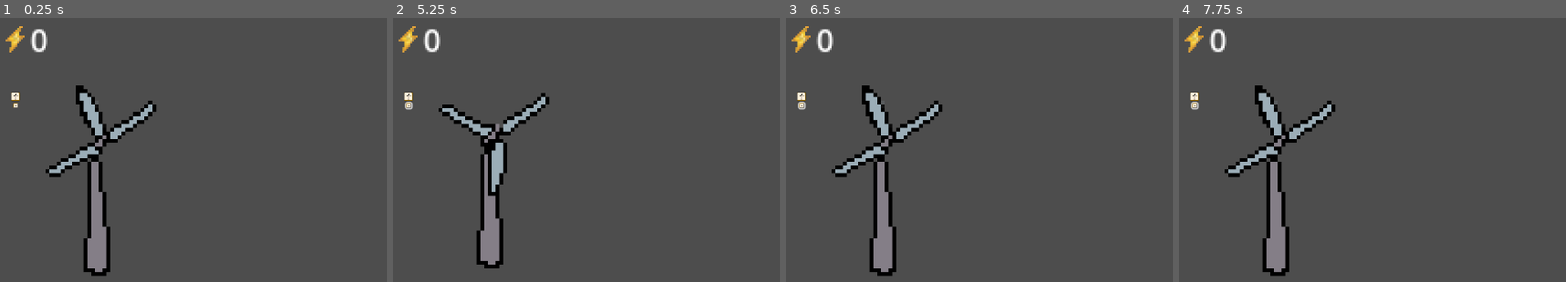
Above: before the commit, frames 1-4 (left to right).
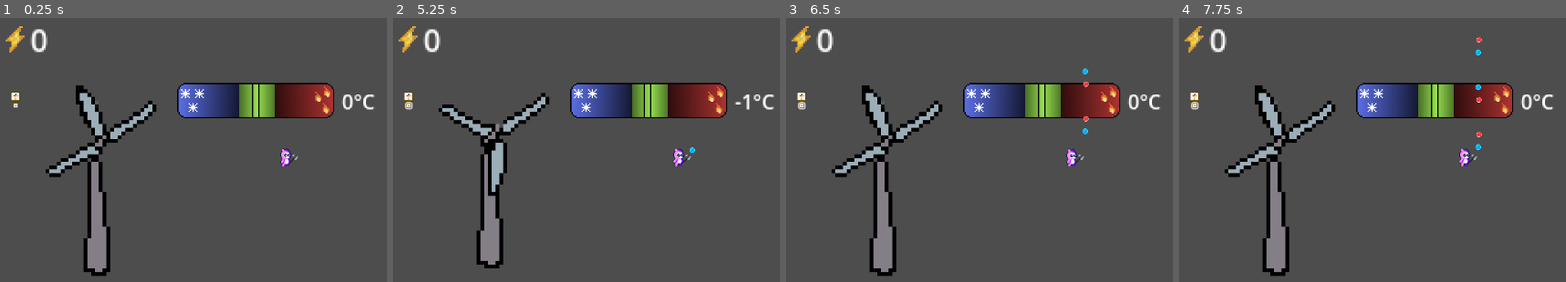
Above: after the commit, the same moments.

Repository: capuae123/nameless
Game: Godot game, scene res://Scenes/test_main.tscn
Two runs of this game, one before a commit and one after it. Both use one fixed random seed, a clock stepped at 60 frames per second and the inputs below. This scene is started directly instead of the project's main scene.
Inputs (mouse positions are in pixels of both pictures, inside the frame that each line leads up to):
- Up to frame 1 (0.25 s): no input
- Up to frame 2 (5.25 s): click (408, 97) at 0.5 s; click (408, 105) at 1.25 s; click (408, 97) at 2 s; click (408, 105) at 2.75 s; click (408, 97) at 3.5 s; click (408, 105) at 4.25 s; tap E (spawn_cold_bubble) at 5.1 s
- Up to frame 3 (6.5 s): tap Q (spawn_hot_bubble) at 5.3, 5.85 s; tap E (spawn_cold_bubble) at 6.05 s
- Up to frame 4 (7.75 s): tap E (spawn_cold_bubble) at 6.6, 7.55 s; tap Q (spawn_hot_bubble) at 6.8, 7.35 s

The runs differ from the first frame. In frame 1, 5.8% of the frame differs, in the area x 45-97%, y 24-57%; in frame 2, 5.8%; in frame 3, 5.9%; in frame 4, 5.9%, in the area x 45-97%, y 7-57%.

Commit message:
temp bar, boar (0.5)

Diff:
--- /dev/null
+++ b/Scenes/boar.tscn
@@ -0,0 +1,559 @@
+[gd_scene load_steps=82 format=3 uid="uid://bqtbrh6b4slei"]
+
+[ext_resource type="Texture2D" uid="uid://j64dwlm7ddip" path="res://Assets/critters/critters/boar/boar_NE_idle_strip.png" id="1_0ssjy"]
+[ext_resource type="Texture2D" uid="uid://b6m1o61m6nlko" path="res://Assets/critters/critters/boar/boar_NE_death.png" id="1_ttrm3"]
+[ext_resource type="Texture2D" uid="uid://cmpyaod38myca" path="res://Assets/critters/critters/boar/boar_NW_death.png" id="2_tn2d0"]
+[ext_resource type="Texture2D" uid="uid://ca7kklfashn7c" path="res://Assets/critters/critters/boar/boar_SE_death.png" id="3_hc0j5"]
+[ext_resource type="Texture2D" uid="uid://bel0wsryqrcwd" path="res://Assets/critters/critters/boar/boar_SW_death.png" id="4_0kgj8"]
+[ext_resource type="Texture2D" uid="uid://dm3sylvmf4vok" path="res://Assets/critters/critters/boar/boar_NW_idle_strip.png" id="4_1adud"]
+[ext_resource type="Texture2D" uid="uid://c826fq77tvgjb" path="res://Assets/critters/critters/boar/boar_SE_idle_strip.png" id="5_lu0yy"]
+[ext_resource type="Texture2D" uid="uid://w73nmrgu41n6" path="res://Assets/critters/critters/boar/boar_SW_idle_strip.png" id="6_hqf3q"]
+[ext_resource type="Texture2D" uid="uid://7lcchwmn3mft" path="res://Assets/critters/critters/boar/boar_NE_run_strip.png" id="7_lxblo"]
+[ext_resource type="Texture2D" uid="uid://c7jh6cgb16gaw" path="res://Assets/critters/critters/boar/boar_NW_run_strip.png" id="8_fv2n2"]
+[ext_resource type="Texture2D" uid="uid://cv2ncc2g5alow" path="res://Assets/critters/critters/boar/boar_SE_run_strip.png" id="9_1iwbi"]
+[ext_resource type="Texture2D" uid="uid://2chs0ahnicu4" path="res://Assets/critters/critters/boar/boar_SW_run_strip.png" id="10_8qjit"]
+
+[sub_resource type="AtlasTexture" id="AtlasTexture_nk885"]
+atlas = ExtResource("1_ttrm3")
+region = Rect2(515, 0, 45, 32)
+
+[sub_resource type="AtlasTexture" id="AtlasTexture_cvr53"]
+atlas = ExtResource("1_ttrm3")
+region = Rect2(560, 0, 45, 32)
+
+[sub_resource type="AtlasTexture" id="AtlasTexture_b00rt"]
+atlas = ExtResource("1_ttrm3")
+region = Rect2(605, 0, 45, 32)
+
+[sub_resource type="AtlasTexture" id="AtlasTexture_6h8np"]
+atlas = ExtResource("1_ttrm3")
+region = Rect2(650, 0, 45, 32)
+
+[sub_resource type="AtlasTexture" id="AtlasTexture_typfl"]
+atlas = ExtResource("1_ttrm3")
+region = Rect2(695, 0, 45, 32)
+
+[sub_resource type="AtlasTexture" id="AtlasTexture_rbf4p"]
+atlas = ExtResource("1_ttrm3")
+region = Rect2(740, 0, 45, 32)
+
+[sub_resource type="AtlasTexture" id="AtlasTexture_cnd8h"]
+atlas = ExtResource("2_tn2d0")
+region = Rect2(514, 0, 45, 32)
+
+[sub_resource type="AtlasTexture" id="AtlasTexture_y7d0y"]
+atlas = ExtResource("2_tn2d0")
+region = Rect2(559, 0, 45, 32)
+
+[sub_resource type="AtlasTexture" id="AtlasTexture_mo2lh"]
+atlas = ExtResource("2_tn2d0")
+region = Rect2(604, 0, 45, 32)
+
+[sub_resource type="AtlasTexture" id="AtlasTexture_okyyo"]
+atlas = ExtResource("2_tn2d0")
+region = Rect2(649, 0, 45, 32)
+
+[sub_resource type="AtlasTexture" id="AtlasTexture_dt1k2"]
+atlas = ExtResource("2_tn2d0")
+region = Rect2(694, 0, 45, 32)
+
+[sub_resource type="AtlasTexture" id="AtlasTexture_lodq8"]
+atlas = ExtResource("2_tn2d0")
+region = Rect2(739, 0, 45, 32)
+
+[sub_resource type="AtlasTexture" id="AtlasTexture_j02qv"]
+atlas = ExtResource("3_hc0j5")
+region = Rect2(512, 0, 45, 32)
+
+[sub_resource type="AtlasTexture" id="AtlasTexture_c8gu5"]
+atlas = ExtResource("3_hc0j5")
+region = Rect2(557, 0, 45, 32)
+
+[sub_resource type="AtlasTexture" id="AtlasTexture_ryf3f"]
+atlas = ExtResource("3_hc0j5")
+region = Rect2(602, 0, 45, 32)
+
+[sub_resource type="AtlasTexture" id="AtlasTexture_8b5hx"]
+atlas = ExtResource("3_hc0j5")
+region = Rect2(647, 0, 45, 32)
+
+[sub_resource type="AtlasTexture" id="AtlasTexture_2i030"]
+atlas = ExtResource("3_hc0j5")
+region = Rect2(692, 0, 45, 32)
+
+[sub_resource type="AtlasTexture" id="AtlasTexture_ibmlf"]
+atlas = ExtResource("3_hc0j5")
+region = Rect2(737, 0, 45, 32)
+
+[sub_resource type="AtlasTexture" id="AtlasTexture_tnsct"]
+atlas = ExtResource("4_0kgj8")
+region = Rect2(512, 0, 45, 32)
+
+[sub_resource type="AtlasTexture" id="AtlasTexture_sfjjk"]
+atlas = ExtResource("4_0kgj8")
+region = Rect2(557, 0, 45, 32)
+
+[sub_resource type="AtlasTexture" id="AtlasTexture_67lsg"]
+atlas = ExtResource("4_0kgj8")
+region = Rect2(602, 0, 45, 32)
+
+[sub_resource type="AtlasTexture" id="AtlasTexture_yw2g4"]
+atlas = ExtResource("4_0kgj8")
+region = Rect2(647, 0, 45, 32)
+
+[sub_resource type="AtlasTexture" id="AtlasTexture_bn0nb"]
+atlas = ExtResource("4_0kgj8")
+region = Rect2(692, 0, 45, 32)
+
+[sub_resource type="AtlasTexture" id="AtlasTexture_b5ge6"]
+atlas = ExtResource("4_0kgj8")
+region = Rect2(737, 0, 45, 32)
+
+[sub_resource type="AtlasTexture" id="AtlasTexture_f151n"]
+atlas = ExtResource("1_0ssjy")
+region = Rect2(0, 0, 41, 30)
+
+[sub_resource type="AtlasTexture" id="AtlasTexture_p6ci7"]
+atlas = ExtResource("1_0ssjy")
+region = Rect2(41, 0, 41, 30)
+
+[sub_resource type="AtlasTexture" id="AtlasTexture_k5wl3"]
+atlas = ExtResource("1_0ssjy")
+region = Rect2(82, 0, 41, 30)
+
+[sub_resource type="AtlasTexture" id="AtlasTexture_g13bv"]
+atlas = ExtResource("1_0ssjy")
+region = Rect2(123, 0, 41, 30)
+
+[sub_resource type="AtlasTexture" id="AtlasTexture_apaqd"]
+atlas = ExtResource("1_0ssjy")
+region = Rect2(164, 0, 41, 30)
+
+[sub_resource type="AtlasTexture" id="AtlasTexture_84mo3"]
+atlas = ExtResource("1_0ssjy")
+region = Rect2(205, 0, 41, 30)
+
+[sub_resource type="AtlasTexture" id="AtlasTexture_k43bl"]
+atlas = ExtResource("1_0ssjy")
+region = Rect2(246, 0, 41, 30)
+
+[sub_resource type="AtlasTexture" id="AtlasTexture_etnp8"]
+atlas = ExtResource("4_1adud")
+region = Rect2(0, 0, 40, 30)
+
+[sub_resource type="AtlasTexture" id="AtlasTexture_csyvr"]
+atlas = ExtResource("4_1adud")
+region = Rect2(40, 0, 40, 30)
+
+[sub_resource type="AtlasTexture" id="AtlasTexture_r71x8"]
+atlas = ExtResource("4_1adud")
+region = Rect2(80, 0, 40, 30)
+
+[sub_resource type="AtlasTexture" id="AtlasTexture_87qsr"]
+atlas = ExtResource("4_1adud")
+region = Rect2(120, 0, 40, 30)
+
+[sub_resource type="AtlasTexture" id="AtlasTexture_kikdt"]
+atlas = ExtResource("4_1adud")
+region = Rect2(160, 0, 40, 30)
+
+[sub_resource type="AtlasTexture" id="AtlasTexture_43t0i"]
+atlas = ExtResource("4_1adud")
+region = Rect2(200, 0, 40, 30)
+
+[sub_resource type="AtlasTexture" id="AtlasTexture_68kdu"]
+atlas = ExtResource("4_1adud")
+region = Rect2(240, 0, 40, 30)
+
+[sub_resource type="AtlasTexture" id="AtlasTexture_nkns3"]
+atlas = ExtResource("5_lu0yy")
+region = Rect2(0, 0, 41, 25)
+
+[sub_resource type="AtlasTexture" id="AtlasTexture_ood70"]
+atlas = ExtResource("5_lu0yy")
+region = Rect2(41, 0, 41, 25)
+
+[sub_resource type="AtlasTexture" id="AtlasTexture_u37gt"]
+atlas = ExtResource("5_lu0yy")
+region = Rect2(82, 0, 41, 25)
+
+[sub_resource type="AtlasTexture" id="AtlasTexture_tscyo"]
+atlas = ExtResource("5_lu0yy")
+region = Rect2(123, 0, 41, 25)
+
+[sub_resource type="AtlasTexture" id="AtlasTexture_642j2"]
+atlas = ExtResource("5_lu0yy")
+region = Rect2(164, 0, 41, 25)
+
+[sub_resource type="AtlasTexture" id="AtlasTexture_monew"]
+atlas = ExtResource("5_lu0yy")
+region = Rect2(205, 0, 41, 25)
+
+[sub_resource type="AtlasTexture" id="AtlasTexture_f1gp0"]
+atlas = ExtResource("5_lu0yy")
+region = Rect2(246, 0, 41, 25)
+
+[sub_resource type="AtlasTexture" id="AtlasTexture_qtvof"]
+atlas = ExtResource("6_hqf3q")
+region = Rect2(0, 0, 41, 25)
+
+[sub_resource type="AtlasTexture" id="AtlasTexture_cohlg"]
+atlas = ExtResource("6_hqf3q")
+region = Rect2(41, 0, 41, 25)
+
+[sub_resource type="AtlasTexture" id="AtlasTexture_6bdbq"]
+atlas = ExtResource("6_hqf3q")
+region = Rect2(82, 0, 41, 25)
+
+[sub_resource type="AtlasTexture" id="AtlasTexture_fn2yu"]
+atlas = ExtResource("6_hqf3q")
+region = Rect2(123, 0, 41, 25)
+
+[sub_resource type="AtlasTexture" id="AtlasTexture_wt542"]
+atlas = ExtResource("6_hqf3q")
+region = Rect2(164, 0, 41, 25)
+
+[sub_resource type="AtlasTexture" id="AtlasTexture_p7d1a"]
+atlas = ExtResource("6_hqf3q")
+region = Rect2(205, 0, 41, 25)
+
+[sub_resource type="AtlasTexture" id="AtlasTexture_5cdvm"]
+atlas = ExtResource("6_hqf3q")
+region = Rect2(246, 0, 41, 25)
+
+[sub_resource type="AtlasTexture" id="AtlasTexture_lt2sl"]
+atlas = ExtResource("7_lxblo")
+region = Rect2(0, 0, 41, 30)
+
+[sub_resource type="AtlasTexture" id="AtlasTexture_sqald"]
+atlas = ExtResource("7_lxblo")
+region = Rect2(41, 0, 41, 30)
+
+[sub_resource type="AtlasTexture" id="AtlasTexture_ch0d5"]
+atlas = ExtResource("7_lxblo")
+region = Rect2(82, 0, 41, 30)
+
+[sub_resource type="AtlasTexture" id="AtlasTexture_py3uk"]
+atlas = ExtResource("7_lxblo")
+region = Rect2(123, 0, 41, 30)
+
+[sub_resource type="AtlasTexture" id="AtlasTexture_e3xub"]
+atlas = ExtResource("8_fv2n2")
+region = Rect2(0, 0, 40, 30)
+
+[sub_resource type="AtlasTexture" id="AtlasTexture_bkopb"]
+atlas = ExtResource("8_fv2n2")
+region = Rect2(40, 0, 40, 30)
+
+[sub_resource type="AtlasTexture" id="AtlasTexture_ij2iq"]
+atlas = ExtResource("8_fv2n2")
+region = Rect2(80, 0, 40, 30)
+
+[sub_resource type="AtlasTexture" id="AtlasTexture_npgek"]
+atlas = ExtResource("8_fv2n2")
+region = Rect2(120, 0, 40, 30)
+
+[sub_resource type="AtlasTexture" id="AtlasTexture_dn2qc"]
+atlas = ExtResource("9_1iwbi")
+region = Rect2(0, 0, 41, 25)
+
+[sub_resource type="AtlasTexture" id="AtlasTexture_ctpqm"]
+atlas = ExtResource("9_1iwbi")
+region = Rect2(41, 0, 41, 25)
+
+[sub_resource type="AtlasTexture" id="AtlasTexture_pc0op"]
+atlas = ExtResource("9_1iwbi")
+region = Rect2(82, 0, 41, 25)
+
+[sub_resource type="AtlasTexture" id="AtlasTexture_xi6ef"]
+atlas = ExtResource("9_1iwbi")
+region = Rect2(123, 0, 41, 25)
+
+[sub_resource type="AtlasTexture" id="AtlasTexture_jk522"]
+atlas = ExtResource("10_8qjit")
+region = Rect2(0, 0, 41, 25)
+
+[sub_resource type="AtlasTexture" id="AtlasTexture_8q75x"]
+atlas = ExtResource("10_8qjit")
+region = Rect2(41, 0, 41, 25)
+
+[sub_resource type="AtlasTexture" id="AtlasTexture_2i38u"]
+atlas = ExtResource("10_8qjit")
+region = Rect2(82, 0, 41, 25)
+
+[sub_resource type="AtlasTexture" id="AtlasTexture_xawjh"]
+atlas = ExtResource("10_8qjit")
+region = Rect2(123, 0, 41, 25)
+
+[sub_resource type="SpriteFrames" id="SpriteFrames_x12pm"]
+animations = [{
+"frames": [{
+"duration": 1.0,
+"texture": SubResource("AtlasTexture_nk885")
+}, {
+"duration": 1.0,
+"texture": SubResource("AtlasTexture_cvr53")
+}, {
+"duration": 1.0,
+"texture": SubResource("AtlasTexture_b00rt")
+}, {
+"duration": 1.0,
+"texture": SubResource("AtlasTexture_6h8np")
+}, {
+"duration": 1.0,
+"texture": SubResource("AtlasTexture_typfl")
+}, {
+"duration": 1.0,
+"texture": SubResource("AtlasTexture_rbf4p")
+}],
+"loop": true,
+"name": &"death_NE",
+"speed": 5.0
+}, {
+"frames": [{
+"duration": 1.0,
+"texture": SubResource("AtlasTexture_cnd8h")
+}, {
+"duration": 1.0,
+"texture": SubResource("AtlasTexture_y7d0y")
+}, {
+"duration": 1.0,
+"texture": SubResource("AtlasTexture_mo2lh")
+}, {
+"duration": 1.0,
+"texture": SubResource("AtlasTexture_okyyo")
+}, {
+"duration": 1.0,
+"texture": SubResource("AtlasTexture_dt1k2")
+}, {
+"duration": 1.0,
+"texture": SubResource("AtlasTexture_lodq8")
+}],
+"loop": true,
+"name": &"death_NW",
+"speed": 5.0
+}, {
+"frames": [{
+"duration": 1.0,
+"texture": SubResource("AtlasTexture_j02qv")
+}, {
+"duration": 1.0,
+"texture": SubResource("AtlasTexture_c8gu5")
+}, {
+"duration": 1.0,
+"texture": SubResource("AtlasTexture_ryf3f")
+}, {
+"duration": 1.0,
+"texture": SubResource("AtlasTexture_8b5hx")
+}, {
+"duration": 1.0,
+"texture": SubResource("AtlasTexture_2i030")
+}, {
+"duration": 1.0,
+"texture": SubResource("AtlasTexture_ibmlf")
+}],
+"loop": true,
+"name": &"death_SE",
+"speed": 5.0
+}, {
+"frames": [{
+"duration": 1.0,
+"texture": SubResource("AtlasTexture_tnsct")
+}, {
+"duration": 1.0,
+"texture": SubResource("AtlasTexture_sfjjk")
+}, {
+"duration": 1.0,
+"texture": SubResource("AtlasTexture_67lsg")
+}, {
+"duration": 1.0,
+"texture": SubResource("AtlasTexture_yw2g4")
+}, {
+"duration": 1.0,
+"texture": SubResource("AtlasTexture_bn0nb")
+}, {
+"duration": 1.0,
+"texture": SubResource("AtlasTexture_b5ge6")
+}],
+"loop": true,
+"name": &"death_SW",
+"speed": 5.0
+}, {
+"frames": [{
+"duration": 1.0,
+"texture": SubResource("AtlasTexture_f151n")
+}, {
+"duration": 1.0,
+"texture": SubResource("AtlasTexture_p6ci7")
+}, {
+"duration": 1.0,
+"texture": SubResource("AtlasTexture_k5wl3")
+}, {
+"duration": 1.0,
+"texture": SubResource("AtlasTexture_g13bv")
+}, {
+"duration": 1.0,
+"texture": SubResource("AtlasTexture_apaqd")
+}, {
+"duration": 1.0,
+"texture": SubResource("AtlasTexture_84mo3")
+}, {
+"duration": 1.0,
+"texture": SubResource("AtlasTexture_k43bl")
+}],
+"loop": true,
+"name": &"idle_NE",
+"speed": 5.0
+}, {
+"frames": [{
+"duration": 1.0,
+"texture": SubResource("AtlasTexture_etnp8")
+}, {
+"duration": 1.0,
+"texture": SubResource("AtlasTexture_csyvr")
+}, {
+"duration": 1.0,
+"texture": SubResource("AtlasTexture_r71x8")
+}, {
+"duration": 1.0,
+"texture": SubResource("AtlasTexture_87qsr")
+}, {
+"duration": 1.0,
+"texture": SubResource("AtlasTexture_kikdt")
+}, {
+"duration": 1.0,
+"texture": SubResource("AtlasTexture_43t0i")
+}, {
+"duration": 1.0,
+"texture": SubResource("AtlasTexture_68kdu")
+}],
+"loop": true,
+"name": &"idle_NW",
+"speed": 5.0
+}, {
+"frames": [{
+"duration": 1.0,
+"texture": SubResource("AtlasTexture_nkns3")
+}, {
+"duration": 1.0,
+"texture": SubResource("AtlasTexture_ood70")
+}, {
+"duration": 1.0,
+"texture": SubResource("AtlasTexture_u37gt")
+}, {
+"duration": 1.0,
+"texture": SubResource("AtlasTexture_tscyo")
+}, {
+"duration": 1.0,
+"texture": SubResource("AtlasTexture_642j2")
+}, {
+"duration": 1.0,
+"texture": SubResource("AtlasTexture_monew")
+}, {
+"duration": 1.0,
+"texture": SubResource("AtlasTexture_f1gp0")
+}],
+"loop": true,
+"name": &"idle_SE",
+"speed": 5.0
+}, {
+"frames": [{
+"duration": 1.0,
+"texture": SubResource("AtlasTexture_qtvof")
+}, {
+"duration": 1.0,
+"texture": SubResource("AtlasTexture_cohlg")
+}, {
+"duration": 1.0,
+"texture": SubResource("AtlasTexture_6bdbq")
+}, {
+"duration": 1.0,
+"texture": SubResource("AtlasTexture_fn2yu")
+}, {
+"duration": 1.0,
+"texture": SubResource("AtlasTexture_wt542")
+}, {
+"duration": 1.0,
+"texture": SubResource("AtlasTexture_p7d1a")
+}, {
+"duration": 1.0,
+"texture": SubResource("AtlasTexture_5cdvm")
+}],
+"loop": true,
+"name": &"idle_SW",
+"speed": 5.0
+}, {
+"frames": [{
+"duration": 1.0,
+"texture": SubResource("AtlasTexture_lt2sl")
+}, {
+"duration": 1.0,
+"texture": SubResource("AtlasTexture_sqald")
+}, {
+"duration": 1.0,
+"texture": SubResource("AtlasTexture_ch0d5")
+}, {
+"duration": 1.0,
+"texture": SubResource("AtlasTexture_py3uk")
+}],
+"loop": true,
+"name": &"run_NE",
+"speed": 5.0
+}, {
+"frames": [{
+"duration": 1.0,
+"texture": SubResource("AtlasTexture_e3xub")
+}, {
+"duration": 1.0,
+"texture": SubResource("AtlasTexture_bkopb")
+}, {
+"duration": 1.0,
+"texture": SubResource("AtlasTexture_ij2iq")
+}, {
+"duration": 1.0,
+"texture": SubResource("AtlasTexture_npgek")
+}],
+"loop": true,
+"name": &"run_NW",
+"speed": 5.0
+}, {
+"frames": [{
+"duration": 1.0,
+"texture": SubResource("AtlasTexture_dn2qc")
+}, {
+"duration": 1.0,
+"texture": SubResource("AtlasTexture_ctpqm")
+}, {
+"duration": 1.0,
+"texture": SubResource("AtlasTexture_pc0op")
+}, {
+"duration": 1.0,
+"texture": SubResource("AtlasTexture_xi6ef")
+}],
+"loop": true,
+"name": &"run_SE",
+"speed": 5.0
+}, {
+"frames": [{
+"duration": 1.0,
+"texture": SubResource("AtlasTexture_jk522")
+}, {
+"duration": 1.0,
+"texture": SubResource("AtlasTexture_8q75x")
+}, {
+"duration": 1.0,
+"texture": SubResource("AtlasTexture_2i38u")
+}, {
+"duration": 1.0,
+"texture": SubResource("AtlasTexture_xawjh")
+}],
+"loop": true,
+"name": &"run_SW",
+"speed": 5.0
+}]
+
+[node name="boar" type="CharacterBody2D"]
+
+[node name="AnimatedSprite2D" type="AnimatedSprite2D" parent="."]
+sprite_frames = SubResource("SpriteFrames_x12pm")
+animation = &"death_SW"
--- /dev/null
+++ b/Scenes/kill_zone.tscn
@@ -0,0 +1,8 @@
+[gd_scene load_steps=2 format=3 uid="uid://bdhi6p21p0jcb"]
+
+[ext_resource type="Script" path="res://Scripts/kill_zone.gd" id="1_7m32v"]
+
+[node name="KillZone" type="Area2D"]
+script = ExtResource("1_7m32v")
+
+[node name="Timer" type="Timer" parent="."]
--- /dev/null
+++ b/Scenes/player_detection_zone.tscn
@@ -0,0 +1,11 @@
+[gd_scene load_steps=2 format=3 uid="uid://do4l1opaujml4"]
+
+[ext_resource type="Script" path="res://Scripts/player_detection_zone.gd" id="1_6slc2"]
+
+[node name="PlayerDetectionZone" type="Area2D"]
+script = ExtResource("1_6slc2")
+
+[node name="CollisionShape2D" type="CollisionShape2D" parent="."]
+
+[connection signal="body_entered" from="." to="." method="_on_body_entered"]
+[connection signal="body_exited" from="." to="." method="_on_body_exited"]
--- /dev/null
+++ b/Scenes/stats.tscn
@@ -0,0 +1,6 @@
+[gd_scene load_steps=2 format=3 uid="uid://chl02181feslw"]
+
+[ext_resource type="Script" path="res://Scripts/stats.gd" id="1_n5ltn"]
+
+[node name="stats" type="Node2D"]
+script = ExtResource("1_n5ltn")
--- /dev/null
+++ b/Scenes/temp_bar.tscn
@@ -0,0 +1,21 @@
+[gd_scene load_steps=4 format=3 uid="uid://lbp3n5nsxgqq"]
+
+[ext_resource type="Script" path="res://Scripts/temp_bar.gd" id="1_3m7tx"]
+[ext_resource type="Texture2D" uid="uid://diin3qps0wumk" path="res://Assets/temp_bar.png" id="1_ito7b"]
+[ext_resource type="Texture2D" uid="uid://fx5y3dykroq2" path="res://Assets/indicator.png" id="2_h3uc7"]
+
+[node name="TempBar" type="Node2D"]
+script = ExtResource("1_3m7tx")
+
+[node name="Bar_Sprite2D" type="Sprite2D" parent="."]
+texture = ExtResource("1_ito7b")
+
+[node name="Indicator_Sprite2D" type="Sprite2D" parent="."]
+texture_filter = 1
+texture = ExtResource("2_h3uc7")
+
+[node name="Label" type="Label" parent="."]
+offset_left = 68.0
+offset_top = -11.0
+offset_right = 108.0
+offset_bottom = 12.0
--- a/Scenes/test_main.tscn
+++ b/Scenes/test_main.tscn
@@ -1,9 +1,11 @@
-[gd_scene load_steps=5 format=3 uid="uid://curj2vk54e7e5"]
+[gd_scene load_steps=7 format=3 uid="uid://curj2vk54e7e5"]
 
 [ext_resource type="PackedScene" uid="uid://c4pi1yr58ghd7" path="res://Scenes/Energy.tscn" id="1_p4y0a"]
 [ext_resource type="PackedScene" uid="uid://cwvlspjjt2fgh" path="res://Scenes/windmill.tscn" id="2_kasl7"]
 [ext_resource type="PackedScene" uid="uid://bv0ux46a4ag1j" path="res://Scenes/btn_windmill.tscn" id="3_0asya"]
 [ext_resource type="PackedScene" uid="uid://bahxxvipa461d" path="res://Scenes/btn_weapon_upgrade.tscn" id="4_qm01f"]
+[ext_resource type="PackedScene" uid="uid://lbp3n5nsxgqq" path="res://Scenes/temp_bar.tscn" id="5_4wlmg"]
+[ext_resource type="PackedScene" uid="uid://dhistymeniayq" path="res://Scenes/player2.tscn" id="6_n83yk"]
 
 [node name="Node2D" type="Node2D"]
 
@@ -23,3 +25,10 @@
 offset_top = 135.0
 offset_right = 29.0
 offset_bottom = 143.0
+
+[node name="TempBar" parent="." instance=ExtResource("5_4wlmg")]
+position = Vector2(404, 131)
+scale = Vector2(2, 2)
+
+[node name="Player2" parent="." instance=ExtResource("6_n83yk")]
+position = Vector2(466, 233)
--- a/Scripts/GameData.gd
+++ b/Scripts/GameData.gd
@@ -1,6 +1,8 @@
 extends Node
 
 var energy = 0
+var hot_bubbles = 0
+var cold_bubbles = 0
 
 func add_energy() -> void:
 	if energy < 100:
@@ -12,3 +14,9 @@
 func use_energy(n: int) -> void:
 	if n<=energy:
 		energy -= n
+
+func hot_bubble():
+	hot_bubbles += 1
+
+func cold_bubble():
+	cold_bubbles += 1
--- /dev/null
+++ b/Scripts/enemy.gd
@@ -0,0 +1,82 @@
+extends CharacterBody2D
+
+#const EnemyDeathEffect=preload("res://Game2/Lvl/EnemyDeathEffect.tscn")
+
+@export var Acceleration=300
+@export var Max_Speed=150
+@export var Friction=200
+
+var knockback=Vector2.ZERO
+var state=IDLE
+
+@onready var stats=$Stats
+@onready var playerDetectionZone=$PlayerDetectionZone
+@onready var sprite=$AnimatedSprite2D
+@onready var hurtbox=$HurtBix
+@onready var softcollision=$SoftCollision
+@onready var wanderController=$WanderController
+
+enum {IDLE,WANDER,CHASE}
+
+
+func _physics_process(delta):
+	knockback=knockback.move_toward(Vector2.ZERO,200*delta)
+	set_velocity(knockback)
+	move_and_slide()
+	knockback=velocity
+	match state:
+		IDLE:
+			velocity=velocity.move_toward(Vector2.ZERO,Friction)
+			seek_player()
+			if wanderController.get_time_left()==0:
+				state=pick_random_state([IDLE,WANDER])
+				wanderController.start_wander_timer(randf_range(1,3))
+
+		WANDER:
+			seek_player()
+			if wanderController.get_time_left()==0:
+				state=pick_random_state([IDLE,WANDER])
+				wanderController.start_wander_timer(randf_range(1,3))
+			var direction=global_position.direction_to(wanderController.target_pos)
+			velocity=velocity.move_toward(Max_Speed*direction,Acceleration*delta)
+			if global_position.distance_to(wanderController.target_pos)<=4:
+				state=pick_random_state([IDLE,WANDER])
+				wanderController.start_wander_timer(randf_range(1,3))
+			sprite.flip_h=velocity.x<0
+
+		CHASE:
+			var player=playerDetectionZone.player
+			if player!=null:
+				var direction=global_position.direction_to(player.global_position)
+				velocity=velocity.move_toward(Max_Speed*direction,Acceleration*delta)
+			else:
+				state=IDLE
+			sprite.flip_h=velocity.x<0
+	if softcollision.is_colliding():
+		velocity+=softcollision.get_push_vector()*50
+	set_velocity(velocity)
+	move_and_slide()
+	velocity=velocity
+
+
+func seek_player():
+	if playerDetectionZone.can_see_player():
+		state=CHASE
+
+
+func pick_random_state(state_list):
+	state_list.shuffle()
+	return state_list.pop_front()
+
+
+func _on_HurtBix_area_entered(area: Area2D):
+	stats.health-=area.damage
+	knockback=area.knockback_direction*120
+	hurtbox.create_hit_effect()
+
+
+func _on_Stats_ded():
+	queue_free()
+	var enemyDeathEffect=EnemyDeathEffect.instantiate()
+	get_parent().add_child(enemyDeathEffect)
+	enemyDeathEffect.position=self.position
--- /dev/null
+++ b/Scripts/kill_zone.gd
@@ -0,0 +1,18 @@
+extends Area2D
+
+'''
+Responsible for harming player entering it and signaling accordingly.
+Also starts a timer to respawn player when health reaches 0.
+'''
+
+@onready var timer: Timer = $Timer
+
+
+func _on_body_entered(body: Node2D) -> void:
+	body.take_dmg(get_parent().enemy_dmg)
+	if body.health <= 0:
+		timer.start()
+
+
+func _on_timer_timeout() -> void:
+	get_tree().reload_current_scene()
--- a/Scripts/playerWB.gd
+++ b/Scripts/playerWB.gd
@@ -9,6 +9,7 @@
 
 # Reference to the gun's tip (Marker2D)
 @onready var gun_tip = $gun/Tip
+@onready var data = $"/root/GameData"
 
 func get_input() -> Vector2:
 	# Gather input and normalize for smooth diagonal movement
@@ -34,8 +35,10 @@
 	# Handle bubble spawning
 	if Input.is_action_just_pressed("spawn_hot_bubble"):
 		spawn_bubble(hot_bubble_scene)
+		data.hot_bubble()
 	elif Input.is_action_just_pressed("spawn_cold_bubble"):
 		spawn_bubble(cold_bubble_scene)
+		data.cold_bubble()
 
 func spawn_bubble(bubble_scene: PackedScene):
 	if bubble_scene:
--- /dev/null
+++ b/Scripts/player_detection_zone.gd
@@ -0,0 +1,20 @@
+extends Area2D
+
+'''
+Responsible for detecting if player has entered or exited the detection area.
+Sends signals accordingly.
+'''
+
+var player = null
+
+
+func _on_body_entered(body: Node2D) -> void:
+	player = body
+
+
+func _on_body_exited(body: Node2D) -> void:
+	player = null
+
+
+func can_see_player():
+	return player != null
--- /dev/null
+++ b/Scripts/stats.gd
@@ -0,0 +1,25 @@
+extends Node
+
+@export var max_health=6: set = set_max_health
+var health=max_health: set = set_health
+
+signal ded
+signal health_changed(val)
+signal max_health_changed(val)
+
+
+func _ready():
+	self.health=max_health
+
+
+func set_max_health(val):
+	max_health=val
+	self.health=min(health,max_health)
+	emit_signal("max_health_changed",max_health)
+
+
+func set_health(val):
+	health=val
+	emit_signal("health_changed",health)
+	if health<=0:
+		emit_signal("ded")
--- /dev/null
+++ b/Scripts/temp_bar.gd
@@ -0,0 +1,22 @@
+extends Node2D
+
+'''
+desert = 55 (position too)
+ice age = -55 (position too)
+forest = 20 to -20 (position too)
+each bubble = 1
+'''
+
+@onready var indicator = $Indicator_Sprite2D
+@onready var label = $Label
+@onready var data = $"/root/GameData"
+
+var start = Vector2i(0,0)
+var temp = 0
+
+func _process(delta: float) -> void:
+	temp = data.hot_bubbles - data.cold_bubbles
+	if temp <= 55 and temp >= -55:
+		label.text = str(temp)+"°C"
+		indicator.position = Vector2i(temp,0)
+	print(temp)
--- a/Scripts/upgrade_gun.gd
+++ b/Scripts/upgrade_gun.gd
@@ -1,4 +1,4 @@
-extends Node2D
+extends Button
 
 @export var gun_cost = 30
 @onready var data = $"/root/GameData"
Binary file added: Assets/critters/critters/boar/boar_NE_death.png
Not shown, added: Assets/critters/critters/boar/boar_NE_death.png.import
Binary file added: Assets/critters/critters/boar/boar_NW_death.png
Not shown, added: Assets/critters/critters/boar/boar_NW_death.png.import
Binary file added: Assets/critters/critters/boar/boar_SE_death.png
Not shown, added: Assets/critters/critters/boar/boar_SE_death.png.import
Binary file added: Assets/critters/critters/boar/boar_SW_death.png
Not shown, added: Assets/critters/critters/boar/boar_SW_death.png.import
Binary file added: Assets/indicator.png
Not shown, added: Assets/indicator.png.import
Binary file added: Assets/temp_bar.png
Not shown, added: Assets/temp_bar.png.import
